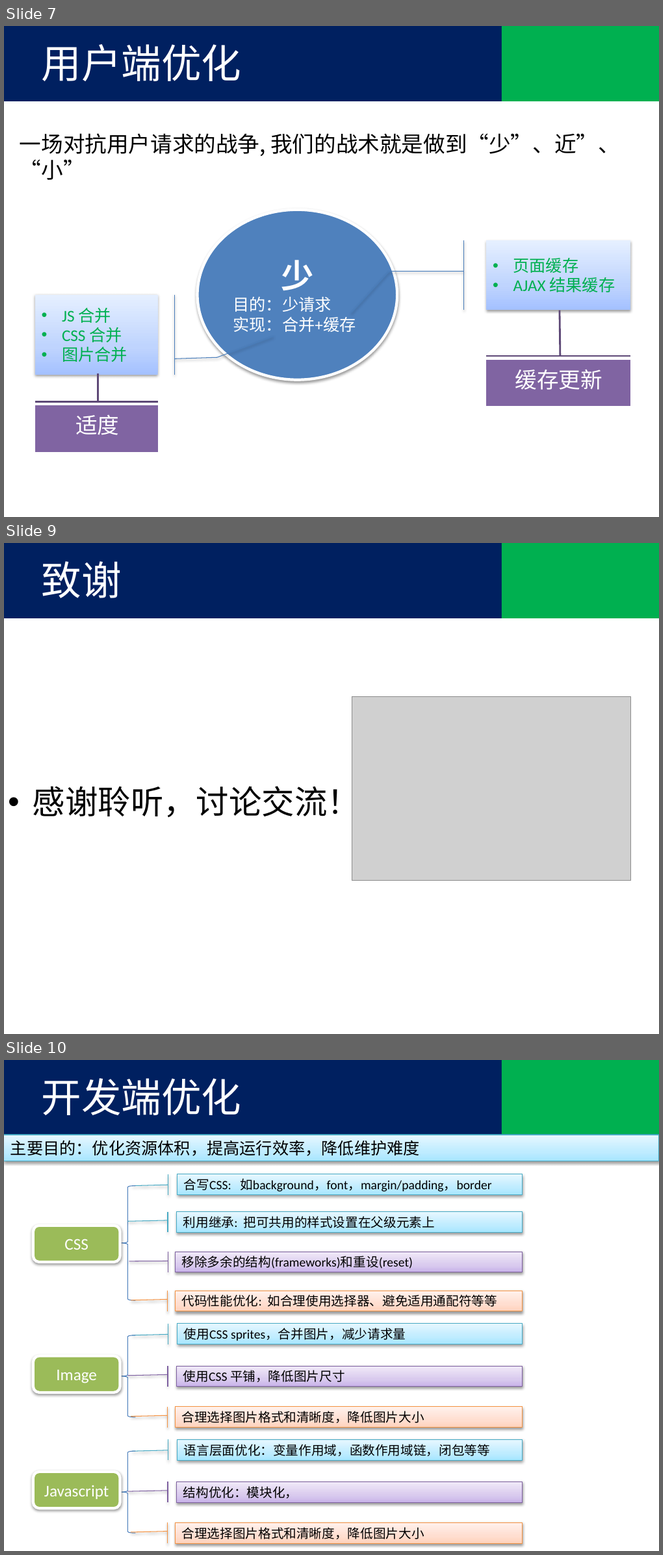
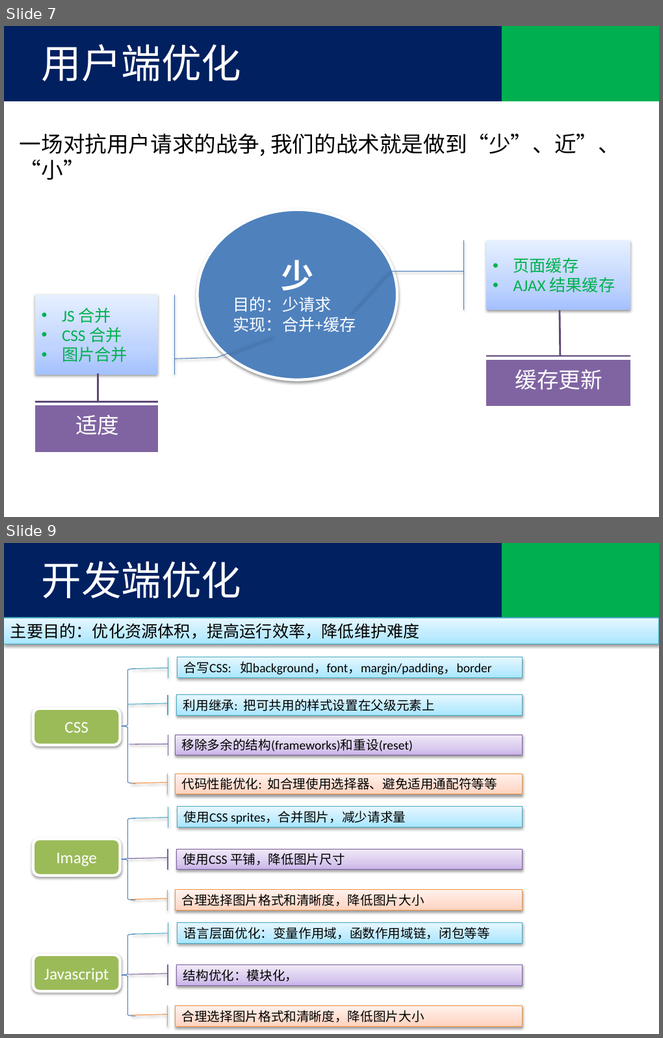
Before and after one commit to tjx222/javatrain, a slide deck: 前端优化.pptx. Shown one above the other, each under a label of ours: slides 7, 9 and 10 before the commit, slides 7 and 9 after it; the slides between them are not shown. The pictures are 663x1555 and 663x1038 pixels, drawn with LibreOffice and Linux fonts; fonts in the diff are those of the drawing; grey boxes stand for pictures; background and template pictures are left out. Boxes give left, top, right and bottom in pixels: in the first picture for what was removed or moved away, otherwise in the second. Text is boxed around its words. In the diff, an @@ line names an element or a change of style, - is before the commit and + after.

```diff
--- a/前端优化.pptx
+++ b/前端优化.pptx
@@ slide 9 removed at <box>4,543,659,1034</box>, background #FFFFFF @@
@@ rectangle removed at <box>4,543,502,618</box> @@
@@ text removed at <box>42,561,122,598</box> @@
-致谢
@@ rectangle removed at <box>502,543,659,618</box> @@
@@ picture removed at <box>352,696,631,880</box> @@
@@ text removed at <box>33,781,360,823</box> @@
-• 感谢聆听，讨论交流！
@@ what was slide 10 is now slide 9 @@
```
Also in this commit, not shown: 1 slide changed.
